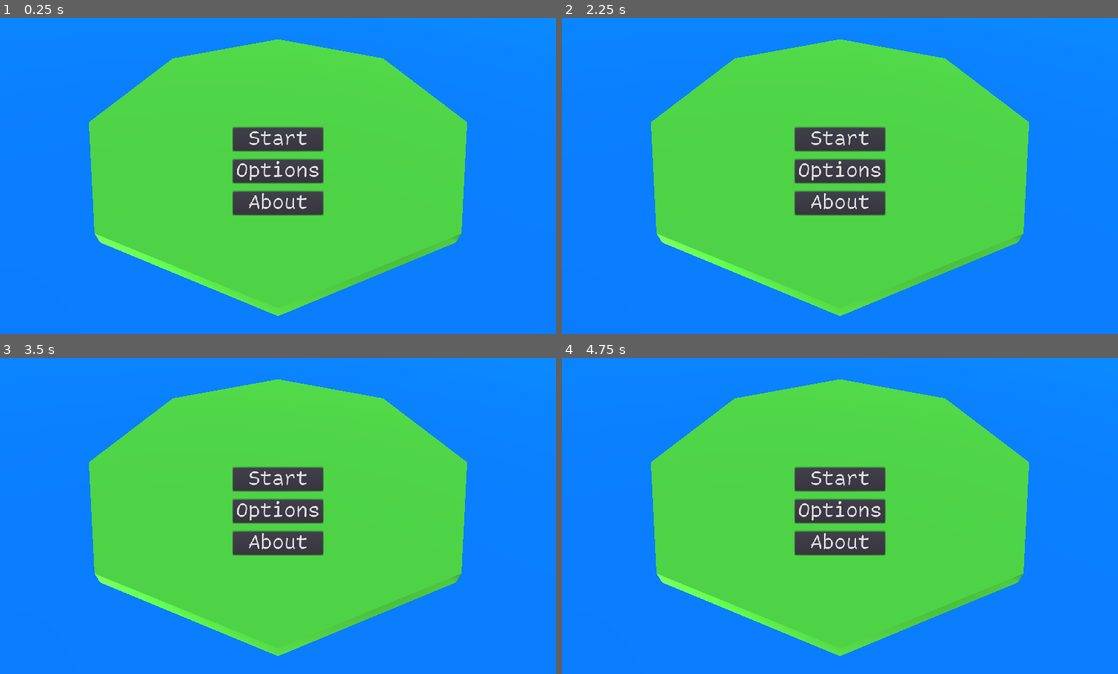
Above: before the commit, frames 1-4 (two rows, left to right).
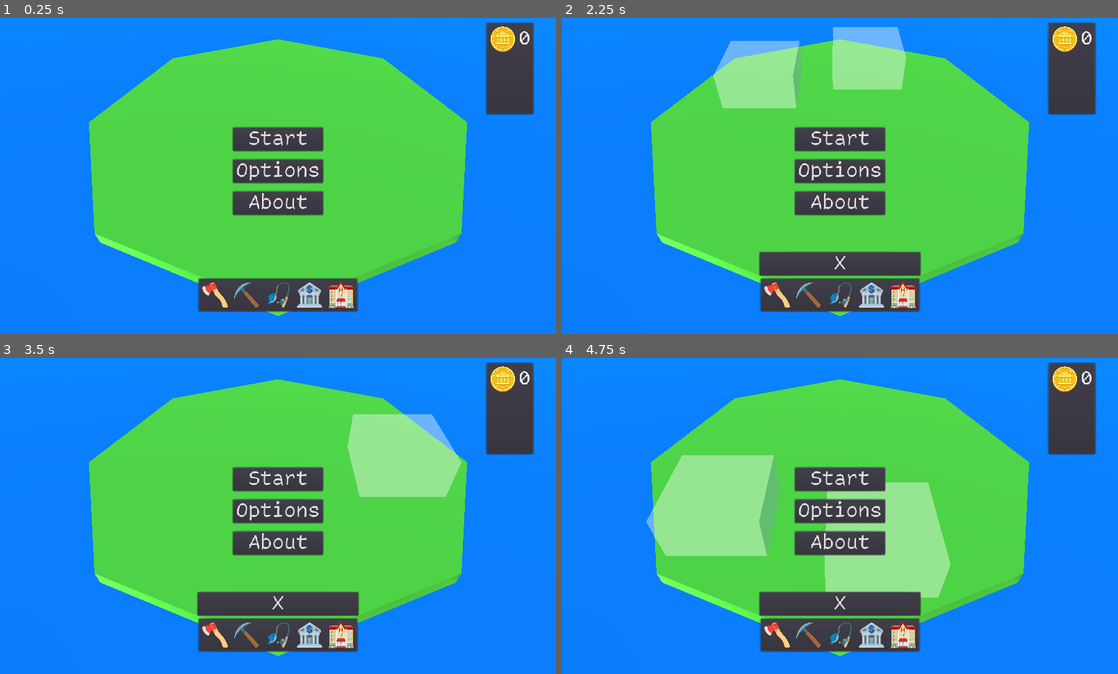
Above: after the commit, the same moments.

Repository: ash4rk/ld54-island-city-builder
Game: Godot game, scene res://main.tscn
The game is run twice, just before and just after one commit, with the same random seed, the same clock (stepped at 60 frames per second) and the same inputs.
Inputs (mouse positions are in pixels of both pictures, inside the frame that each line leads up to):
- Up to frame 1 (0.25 s): no input
- Up to frame 2 (2.25 s): click (778, 296) at 0.52 s; click (840, 264) at 1.25 s, where only the run after the commit has a clickable "X"; click (806, 296) at 2.02 s
- Up to frame 3 (3.5 s): click (278, 636) at 2.77 s
- Up to frame 4 (4.75 s): click (873, 636) at 3.52 s; click (901, 636) at 4.27 s

The runs differ from the first frame. In frame 1, 5.8% of the frame differs, in the area x 35-97%, y 1-94%; in frame 2, 14%; in frame 3, 13%; in frame 4, 20%, in the area x 15-97%, y 1-94%.

Commit message:
FEAT(WIP): Introduce game event flow. Remake Build buttons

Diff:
--- a/autoload/global.gd
+++ b/autoload/global.gd
@@ -1 +1,37 @@
 extends Node
+
+const MAX_STEPS: int = 50
+
+var coins: int = 50 setget _set_coins;
+var current_step: int = 0
+
+signal update_stats()
+signal next_move()
+signal game_over()
+
+func game_over():
+	print_debug("game_over_event")
+	emit_signal("game_over")
+
+func update_stats():
+	print_debug("update_stats_event")
+	emit_signal("update_stats")
+
+func next_move():
+	print_debug("next_move_event")
+	current_step += 1
+	emit_signal("next_move")
+
+func _set_coins(new_value):
+	coins = new_value
+	update_stats()
+
+func game_loop():
+	while current_step < MAX_STEPS:
+		print("current_step ", current_step)
+		print("MAX_STEPS ", MAX_STEPS)
+		update_stats()
+
+		yield(self, "next_move")
+
+	game_over()
--- a/main.gd
+++ b/main.gd
@@ -1,7 +1,7 @@
 extends Node
 
-onready var build_buttons = $UI/BuildingContainer/HBoxContainer.get_children()
-onready var cancel_build_button = $UI/CancelBuildButton
+onready var build_buttons = $UI/BuildingContainer/BuildingButtons/HBoxContainer.get_children()
+onready var cancel_build_button = $UI/BuildingContainer/CancelBuildButton
 onready var build_placeholders = $World/Placeholders
 
 enum State { NORMAL, BUILDING }
@@ -10,6 +10,7 @@
 
 func _ready():
 	_init_build_buttons()
+	_init_placeholders()
 
 func _process(delta):
 	match currentState:
@@ -25,6 +26,10 @@
 		button.connect("pressed", self, "_on_build_button_pressed", [button.building])
 	cancel_build_button.connect("pressed", self, "_on_cancel_build_button_pressed")
 
+func _init_placeholders():
+	for placeholder in build_placeholders.get_children():
+		placeholder.connect("building_created", self, "_on_cancel_build_button_pressed")
+
 func _on_build_button_pressed(building_name):
 	currentState = State.BUILDING
 	for placeholders in build_placeholders.get_children():
--- a/main.tscn
+++ b/main.tscn
@@ -1,11 +1,9 @@
-[gd_scene load_steps=24 format=2]
+[gd_scene load_steps=23 format=2]
 
 [ext_resource path="res://scenes/placeholder.tscn" type="PackedScene" id=1]
 [ext_resource path="res://scripts/main_menu.gd" type="Script" id=2]
 [ext_resource path="res://assets/main_theme.tres" type="Theme" id=3]
-[ext_resource path="res://assets/placeholders/rock.png" type="Texture" id=4]
 [ext_resource path="res://assets/placeholders/coin.png" type="Texture" id=5]
-[ext_resource path="res://assets/placeholders/log.png" type="Texture" id=6]
 [ext_resource path="res://scenes/ui/building_button.tscn" type="PackedScene" id=7]
 [ext_resource path="res://assets/placeholders/bank.png" type="Texture" id=8]
 [ext_resource path="res://assets/placeholders/fishrod.png" type="Texture" id=9]
@@ -15,6 +13,7 @@
 [ext_resource path="res://scenes/sawmill.tscn" type="PackedScene" id=13]
 [ext_resource path="res://scenes/quarry.tscn" type="PackedScene" id=14]
 [ext_resource path="res://scenes/shipyard.tscn" type="PackedScene" id=15]
+[ext_resource path="res://scripts/ui.gd" type="Script" id=16]
 
 [sub_resource type="SpatialMaterial" id=1]
 albedo_color = Color( 0.254902, 0.611765, 0.184314, 1 )
@@ -134,11 +133,11 @@
 text = "About"
 
 [node name="UI" type="Control" parent="."]
-visible = false
 anchor_right = 1.0
 anchor_bottom = 1.0
 mouse_filter = 2
 theme = ExtResource( 3 )
+script = ExtResource( 16 )
 
 [node name="StatsContainer" type="PanelContainer" parent="UI"]
 anchor_left = 1.0
@@ -155,58 +154,21 @@
 margin_bottom = 165.0
 columns = 2
 
-[node name="TextureRect" type="TextureRect" parent="UI/StatsContainer/GridContainer"]
+[node name="CoinsTexture" type="TextureRect" parent="UI/StatsContainer/GridContainer"]
 margin_right = 50.0
 margin_bottom = 50.0
 rect_min_size = Vector2( 50, 50 )
-texture = ExtResource( 6 )
+texture = ExtResource( 5 )
 expand = true
 
-[node name="Label" type="Label" parent="UI/StatsContainer/GridContainer"]
+[node name="CoinsValue" type="Label" parent="UI/StatsContainer/GridContainer"]
 margin_left = 54.0
 margin_top = 6.0
 margin_right = 76.0
 margin_bottom = 43.0
 text = "0"
 
-[node name="TextureRect4" type="TextureRect" parent="UI/StatsContainer/GridContainer"]
-margin_top = 54.0
-margin_right = 50.0
-margin_bottom = 104.0
-rect_min_size = Vector2( 50, 50 )
-texture = ExtResource( 4 )
-expand = true
-
-[node name="Label2" type="Label" parent="UI/StatsContainer/GridContainer"]
-margin_left = 54.0
-margin_top = 60.0
-margin_right = 76.0
-margin_bottom = 97.0
-text = "0"
-
-[node name="TextureRect5" type="TextureRect" parent="UI/StatsContainer/GridContainer"]
-margin_top = 108.0
-margin_right = 50.0
-margin_bottom = 158.0
-rect_min_size = Vector2( 50, 50 )
-texture = ExtResource( 5 )
-expand = true
-
-[node name="Label3" type="Label" parent="UI/StatsContainer/GridContainer"]
-margin_left = 54.0
-margin_top = 114.0
-margin_right = 76.0
-margin_bottom = 151.0
-text = "0"
-
-[node name="CancelBuildButton" type="Button" parent="UI"]
-margin_left = 658.0
-margin_top = 459.0
-margin_right = 692.0
-margin_bottom = 502.0
-text = "X"
-
-[node name="BuildingContainer" type="PanelContainer" parent="UI"]
+[node name="BuildingContainer" type="VBoxContainer" parent="UI"]
 anchor_left = 0.5
 anchor_top = 1.0
 anchor_right = 0.5
@@ -215,36 +177,48 @@
 margin_top = -104.0
 margin_right = 148.0
 margin_bottom = -40.0
-
-[node name="HBoxContainer" type="HBoxContainer" parent="UI/BuildingContainer"]
+grow_horizontal = 2
+grow_vertical = 0
+
+[node name="CancelBuildButton" type="Button" parent="UI/BuildingContainer"]
+visible = false
+margin_right = 296.0
+margin_bottom = 43.0
+text = "X"
+
+[node name="BuildingButtons" type="PanelContainer" parent="UI/BuildingContainer"]
+margin_right = 296.0
+margin_bottom = 64.0
+
+[node name="HBoxContainer" type="HBoxContainer" parent="UI/BuildingContainer/BuildingButtons"]
 margin_left = 7.0
 margin_top = 7.0
 margin_right = 289.0
 margin_bottom = 57.0
 custom_constants/separation = 8
 
-[node name="Sawmill" parent="UI/BuildingContainer/HBoxContainer" instance=ExtResource( 7 )]
+[node name="Sawmill" parent="UI/BuildingContainer/BuildingButtons/HBoxContainer" instance=ExtResource( 7 )]
 building = ExtResource( 13 )
 
-[node name="Quarry" parent="UI/BuildingContainer/HBoxContainer" instance=ExtResource( 7 )]
+[node name="Quarry" parent="UI/BuildingContainer/BuildingButtons/HBoxContainer" instance=ExtResource( 7 )]
 margin_left = 58.0
 margin_right = 108.0
 texture_normal = ExtResource( 11 )
 building = ExtResource( 14 )
 
-[node name="Shipyard" parent="UI/BuildingContainer/HBoxContainer" instance=ExtResource( 7 )]
+[node name="Shipyard" parent="UI/BuildingContainer/BuildingButtons/HBoxContainer" instance=ExtResource( 7 )]
 margin_left = 116.0
 margin_right = 166.0
 texture_normal = ExtResource( 9 )
 building = ExtResource( 15 )
 
-[node name="Bank" parent="UI/BuildingContainer/HBoxContainer" instance=ExtResource( 7 )]
+[node name="Bank" parent="UI/BuildingContainer/BuildingButtons/HBoxContainer" instance=ExtResource( 7 )]
 margin_left = 174.0
 margin_right = 224.0
 texture_normal = ExtResource( 8 )
 building = ExtResource( 13 )
 
-[node name="Hotel" parent="UI/BuildingContainer/HBoxContainer" instance=ExtResource( 7 )]
+[node name="Hotel" parent="UI/BuildingContainer/BuildingButtons/HBoxContainer" instance=ExtResource( 7 )]
 margin_left = 232.0
 margin_right = 282.0
 texture_normal = ExtResource( 10 )
--- a/scenes/building.gd
+++ b/scenes/building.gd
@@ -4,8 +4,6 @@
 class_name Building
 
 export var build_name: String = "empty"
-export var cost_logs: int = 0
-export var cost_rocks: int = 0
 export var cost_coins: int = 0
 export var income_time: float = 3.0
 export(int, FLAGS, "Coastal", "OnTheRocks", "OnTheSand", "Forest") var required_terrain = 0
--- a/scenes/placeholder.gd
+++ b/scenes/placeholder.gd
@@ -1,11 +1,13 @@
 extends CSGBox
 
+signal building_created()
 export(int, FLAGS, "Coastal", "OnTheRocks", "OnTheSand", "Forest") var terrain_tags = 0
 enum State { NORMAL, ACTIVE, RESTRICTED, CONSTRUCTED}
 
 onready var buildings_node = $"../../Buildings"
 
 var want_to_build = null
+var cost_value = 0
 var currentState: int = State.NORMAL
 
 func _ready():
@@ -61,6 +63,9 @@
 			"_":
 				pass
 		change_state(State.CONSTRUCTED)
+		emit_signal("building_created")
+		Global.coins -= cost_value
+		Global.next_move()
 
 func update_visibility(building):
 	if building is String:
@@ -68,6 +73,8 @@
 
 	var required_terrain_idx = building._bundled.names.find("required_terrain")
 	var building_name_idx = building._bundled.names.find("build_name")
+	var cost_idx = building._bundled.names.find("cost_coins")
+	cost_value = building._bundled.variants[cost_idx]
 	var required_terrain = building._bundled.variants[required_terrain_idx]
 	var build_name = building._bundled.variants[building_name_idx]
 	self.visible = self.terrain_tags == required_terrain
--- a/scenes/quarry.tscn
+++ b/scenes/quarry.tscn
@@ -19,6 +19,7 @@
 
 [node name="Quarry" instance=ExtResource( 1 )]
 build_name = "Quarry"
+cost_coins = 50
 required_terrain = 2
 mesh = ExtResource( 3 )
 particle_image = ExtResource( 2 )
--- a/scenes/sawmill.tscn
+++ b/scenes/sawmill.tscn
@@ -19,6 +19,7 @@
 
 [node name="Sawmill" instance=ExtResource( 1 )]
 build_name = "Sawmill"
+cost_coins = 35
 required_terrain = 8
 mesh = ExtResource( 3 )
 particle_image = ExtResource( 2 )
--- a/scenes/shipyard.tscn
+++ b/scenes/shipyard.tscn
@@ -19,6 +19,7 @@
 
 [node name="Shipyard" instance=ExtResource( 1 )]
 build_name = "Shipyard"
+cost_coins = 100
 required_terrain = 4
 mesh = ExtResource( 3 )
 particle_image = ExtResource( 2 )
--- a/scenes/ui/building_button.gd
+++ b/scenes/ui/building_button.gd
@@ -1,3 +1,12 @@
 extends TextureButton
 
 export(PackedScene) var building
+
+var cost: int = 0
+
+func _ready():
+	cost = _calculate_building_cost()
+
+func _calculate_building_cost() -> int:
+	var cost_idx = building._bundled.names.find("cost_coins")
+	return building._bundled.variants[cost_idx]
--- a/scripts/main_menu.gd
+++ b/scripts/main_menu.gd
@@ -5,5 +5,6 @@
 	$VBoxContainer/StartButton.connect("pressed", self, "_on_start_button_pressed")
 
 func _on_start_button_pressed():
+	Global.game_loop()
 	self.hide()
 	$"../UI".show()
--- /dev/null
+++ b/scripts/ui.gd
@@ -0,0 +1,17 @@
+extends Control
+
+onready var buttons = $BuildingContainer/BuildingButtons/HBoxContainer.get_children()
+onready var coins_value = $StatsContainer/GridContainer/CoinsValue
+
+func _ready():
+	print("ui_ready")
+	Global.connect("update_stats", self, "_up_update_stats_event")
+
+func _up_update_stats_event():
+	for button in buttons:
+		# TODO: Change to enable/disable
+		if button.cost > Global.coins:
+			button.modulate = Color.red
+		else:
+			button.modulate = Color.white
+	coins_value.text = str(Global.coins)
